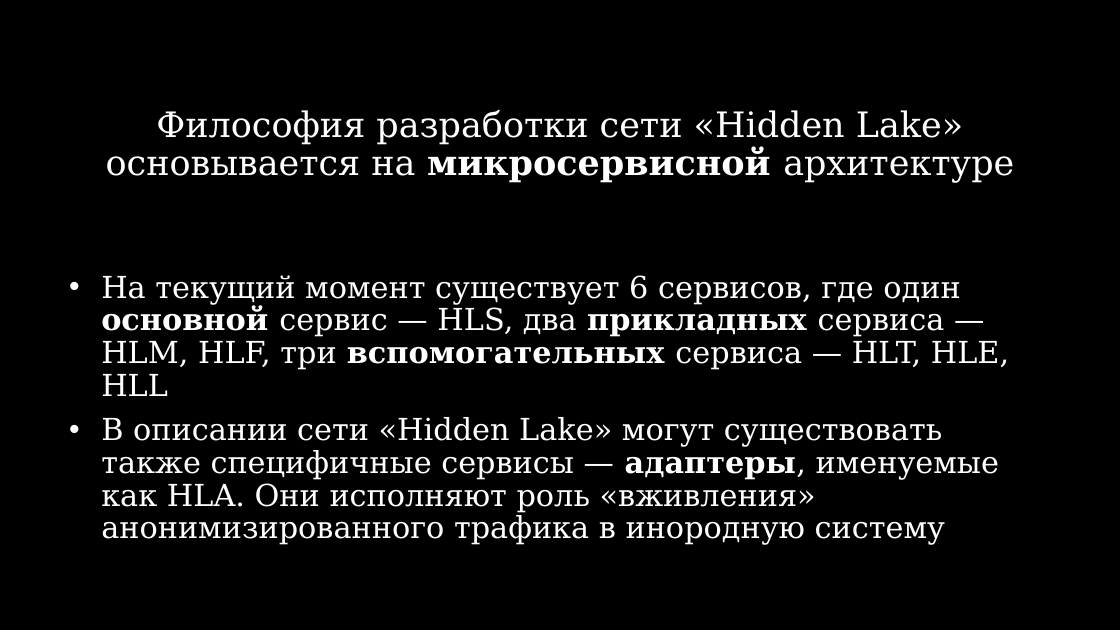
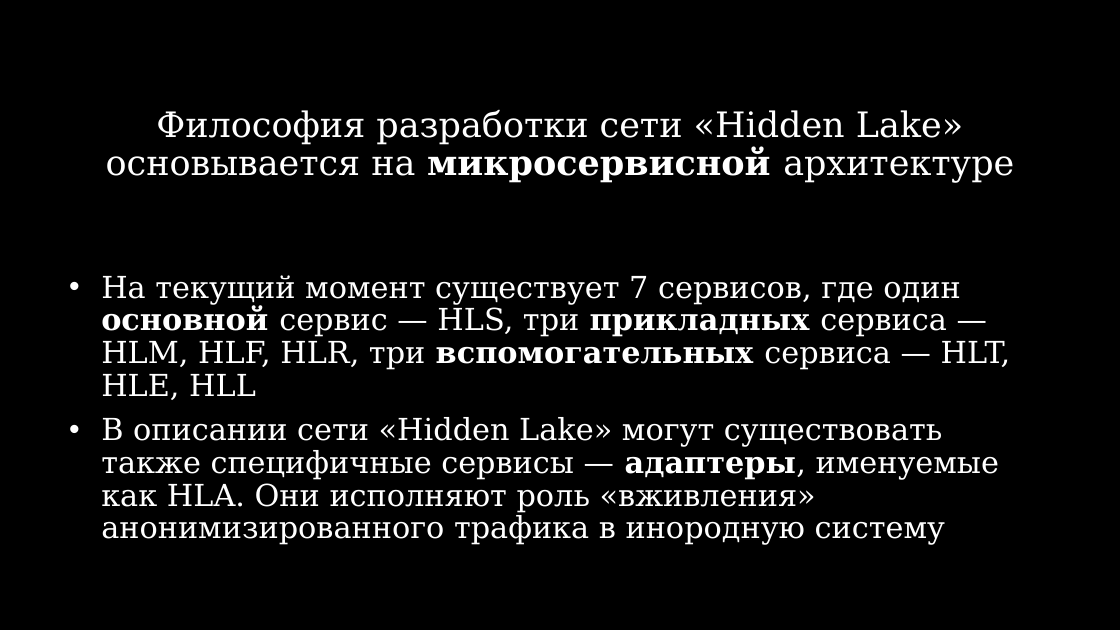
Before and after one commit to number571/go-peer, a slide deck: slide 12 of docs/hidden_lake_anonymous_network_view.pptx. Drawn at 1120x630 pixels with LibreOffice and Linux fonts; fonts in the diff are those of the drawing. Boxes give left, top, right and bottom in pixels: in the first picture for what was removed or moved away, otherwise in the second. Text is boxed around its words. In the diff, an @@ line names an element or a change of style, - is before the commit and + after.

```diff
--- a/docs/hidden_lake_anonymous_network_view.pptx
+++ b/docs/hidden_lake_anonymous_network_view.pptx
@@ text at (x1=101, y1=275, x2=1011, y2=400): text changed @@
-• На текущий момент существует 6 сервисов, где один основной сервис — HLS, два прикладных сервиса — HLM, HLF, три вспомогательных сервиса — HLT, HLE, HLL
+• На текущий момент существует 7 сервисов, где один основной сервис — HLS, три прикладных сервиса — HLM, HLF, HLR, три вспомогательных сервиса — HLT, HLE, HLL
```
Also in this commit, not shown: 2 slides added, 4 other files.
